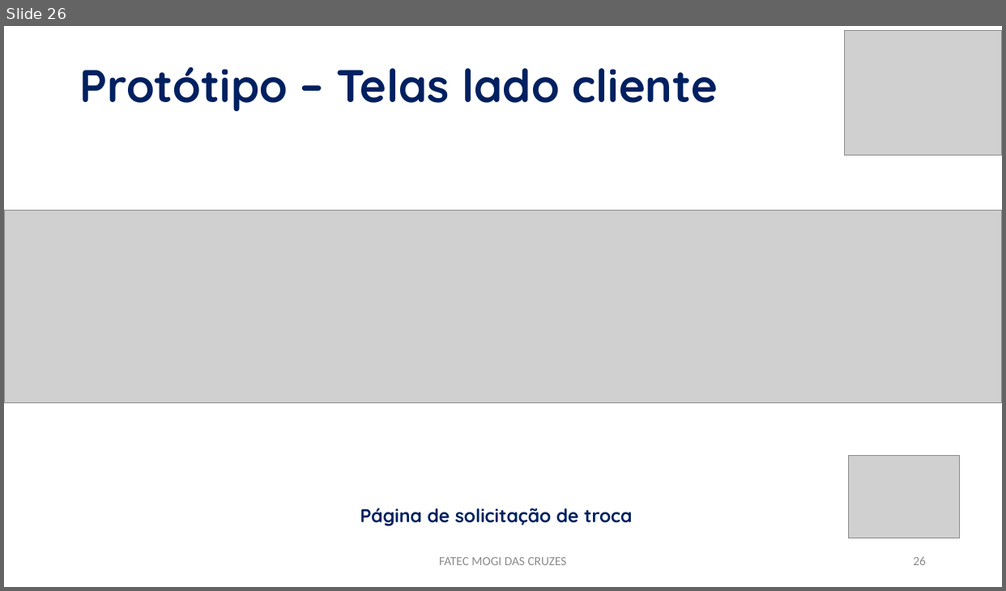
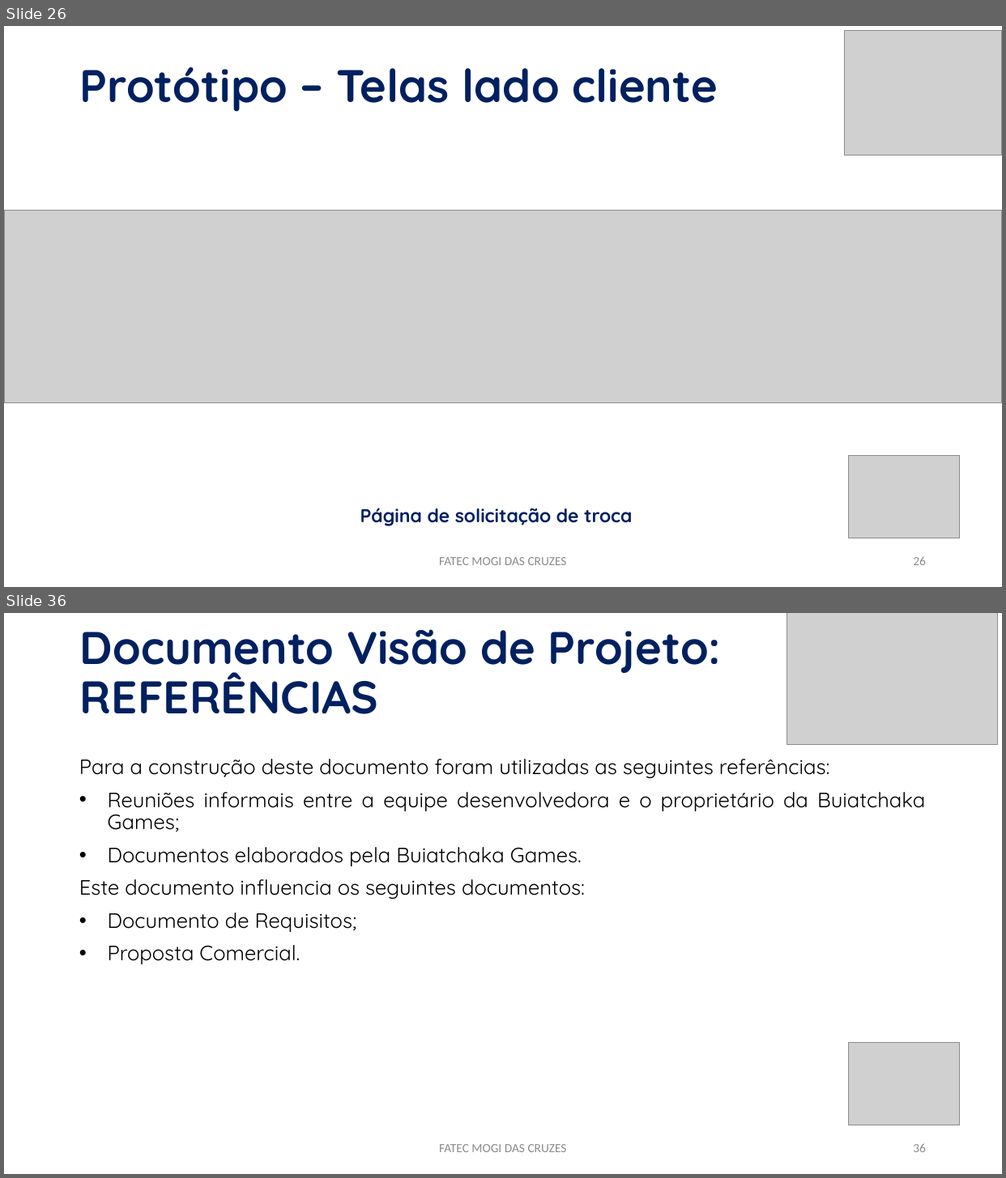
Before and after one commit to PabloLuiz1/buiatchaka-jogos, a slide deck: APRESENTAÇÃO.pptx. Shown one above the other, each under a label of ours: slide 26 before the commit, slides 26 and 36 after it; the slides between them are not shown. The pictures are 1006x591 and 1006x1178 pixels, drawn with LibreOffice and Linux fonts; fonts in the diff are those of the drawing; grey boxes stand for pictures. Boxes give left, top, right and bottom in pixels: in the first picture for what was removed or moved away, otherwise in the second. Text is boxed around its words. In the diff, an @@ line names an element or a change of style, - is before the commit and + after.

```diff
--- a/APRESENTAÇÃO.pptx
+++ b/APRESENTAÇÃO.pptx
@@ slide 36 added at (x1=4, y1=613, x2=1002, y2=1174), background #FFFFFF @@
@@ title added at (x1=80, y1=629, x2=721, y2=714), 44 pt, text #002060, bold @@
+Documento Visão de Projeto:
+REFERÊNCIAS
@@ picture added at (x1=787, y1=613, x2=997, y2=745) @@
@@ text added at (x1=79, y1=759, x2=925, y2=965), 20 pt, text #000000 @@
+Para a construção deste documento foram utilizadas as seguintes referências:
+• Reuniões informais entre a equipe desenvolvedora e o proprietário da Buiatchaka Games;
+• Documentos elaborados pela Buiatchaka Games.
+Este documento influencia os seguintes documentos:
+• Documento de Requisitos;
+• Proposta Comercial.
@@ picture added at (x1=849, y1=1043, x2=959, y2=1125) @@
@@ text added at (x1=439, y1=1144, x2=567, y2=1152), 12 pt, text #8C8C8C @@
+FATEC MOGI DAS CRUZES
@@ page number added at (x1=913, y1=1144, x2=926, y2=1152), 12 pt, text #8C8C8C @@
+36
```
Also in this commit, not shown: 2 slides changed, 74 other slides added, 27 other files.
